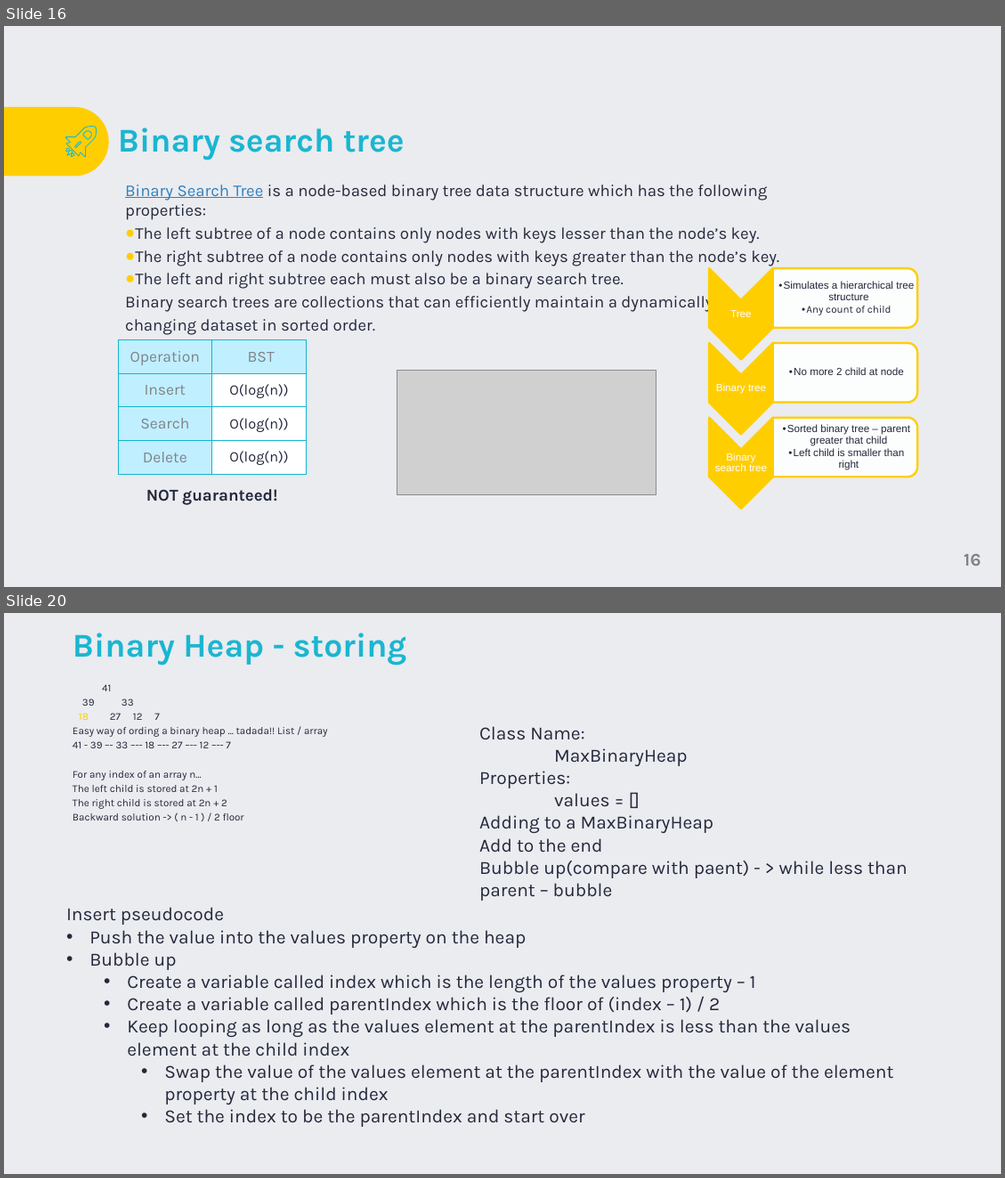
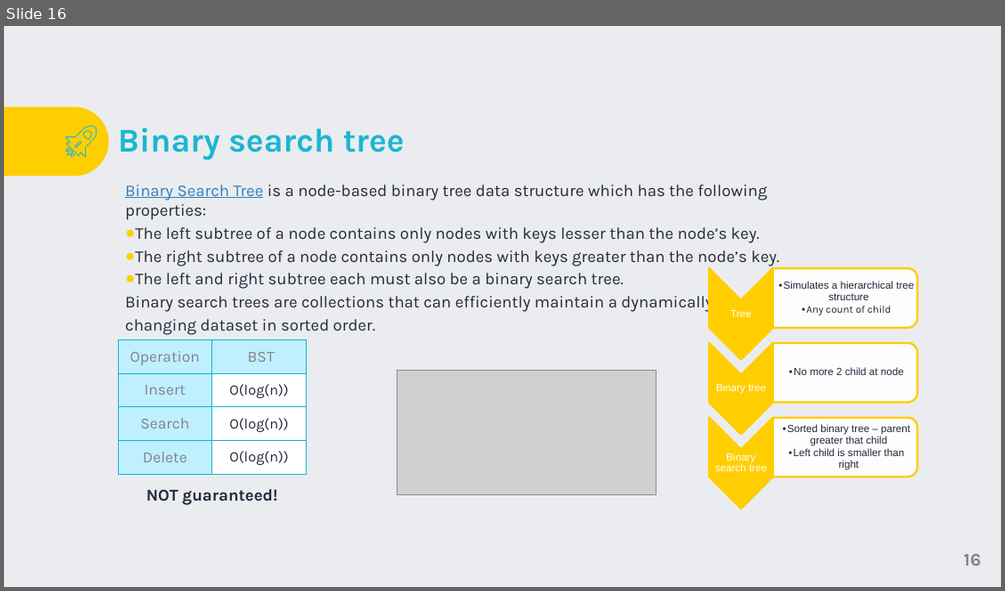
Before and after one commit to TigranVardanyan/Algorithms-and-Data-structures, a slide deck: ds&a.pptx. Shown one above the other, each under a label of ours: slides 16 and 20 before the commit, slide 16 after it; the slides between them are not shown. The pictures are 1005x1178 and 1005x591 pixels, drawn with LibreOffice and Linux fonts; fonts in the diff are those of the drawing; grey boxes stand for pictures; background and template pictures are left out. Boxes give left, top, right and bottom in pixels: in the first picture for what was removed or moved away, otherwise in the second. Text is boxed around its words. In the diff, an @@ line names an element or a change of style, - is before the commit and + after.

```diff
--- a/ds&a.pptx
+++ b/ds&a.pptx
@@ slide 20 removed at [4,613,1001,1174], background #EAECF0 @@
@@ title removed at [73,633,406,666] @@
-Binary Heap - storing
@@ text removed at [73,684,328,820] @@
-41
-39 33
-18 27 12 7
-Easy way of ording a binary heap … tadada!! List / array
-41 - 39 –- 33 –-- 18 –-- 27 –-- 12 –-- 7
-For any index of an array n…
-The left child is stored at 2n + 1
-The right child is stored at 2n + 2
-Backward solution -> ( n - 1 ) / 2 floor
@@ text removed at [479,726,907,900] @@
-Class Name:
-MaxBinaryHeap
-Properties:
-values = []
-Adding to a MaxBinaryHeap
-Add to the end
-Bubble up(compare with paent) - > while less than parent – bubble
@@ text removed at [66,907,893,1127] @@
-Insert pseudocode
-• Push the value into the values property on the heap
-• Bubble up
-  • Create a variable called index which is the length of the values property – 1
-  • Create a variable called parentIndex which is the floor of (index – 1) / 2
-  • Keep looping as long as the values element at the parentIndex is less than the values element at the child index
-    • Swap the value of the values element at the parentIndex with the value of the element property at the child index
-    • Set the index to be the parentIndex and start over
```
Also in this commit, not shown: 16 slides changed, 5 other slides removed, 2 other files.
